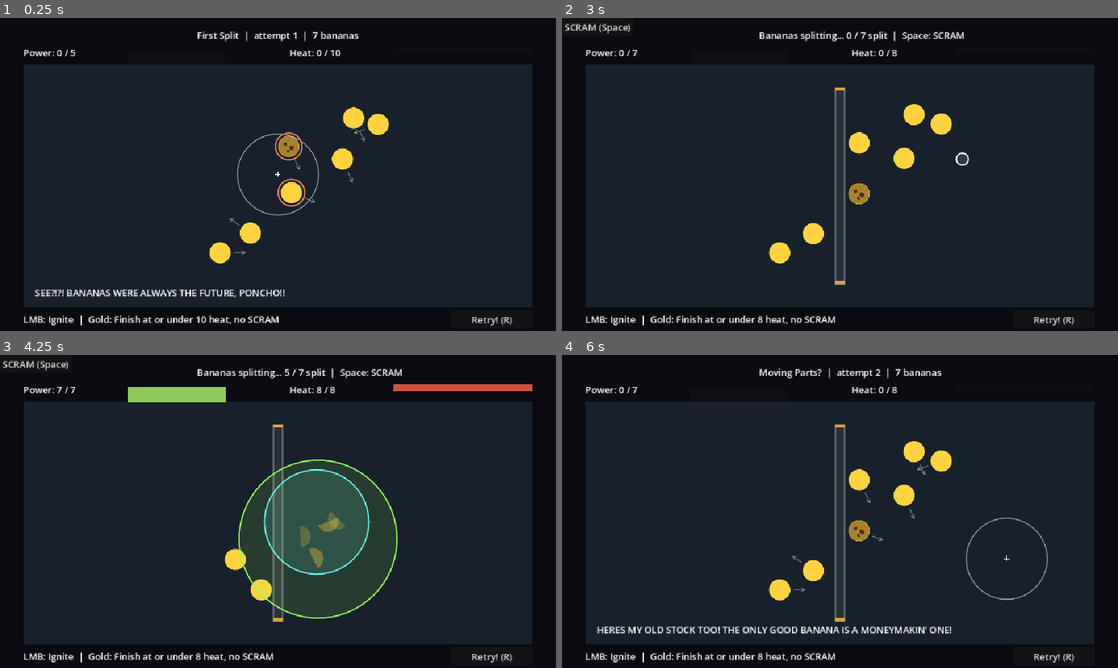
Above: before the commit, frames 1-4 (two rows, left to right).
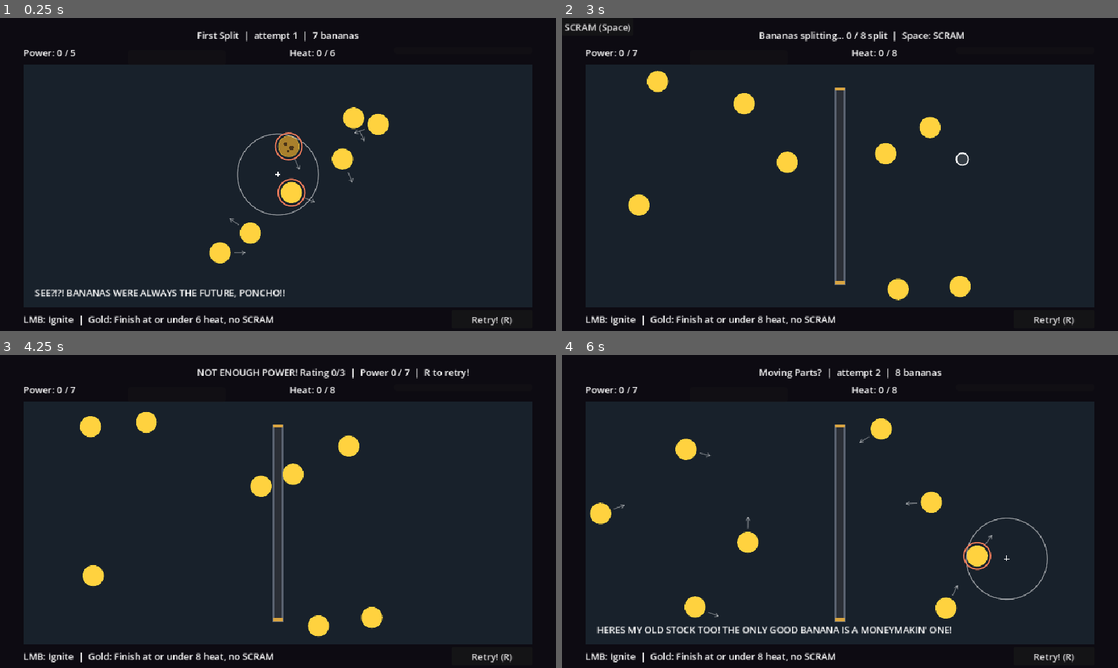
Above: after the commit, the same moments.

Repository: UnderstoodUseYourUsernameHere/banana-fission
Game: Godot game, scene res://scenes/main.tscn
Same seed, same stepped clock (60 frames per second), same inputs: the game is played once before the commit and once after it.
Inputs (mouse positions are in pixels of both pictures, inside the frame that each line leads up to):
- Up to frame 1 (0.25 s): no input
- Up to frame 2 (3 s): click "Retry! (R)" at 0.5 s; click "Retry! (R)" at 1.25 s; click "Retry! (R)" at 2 s; tap Enter at 2.75 s; move the mouse to (962, 158) at 2.77 s; hold Right from 2.78 s (still down); hold N (next_level) from 2.78 s (still down); click (962, 158) at 2.92 s
- Up to frame 3 (4.25 s): release Right at 3.5 s; release N (next_level) at 3.5 s; drag from (166, 527) to (250, 574) at 3.52 s
- Up to frame 4 (6 s): move the mouse to (895, 442) at 4.27 s; hold Right 4.28-5 s; hold N (next_level) 4.28-5 s; drag from (812, 574) to (673, 464) at 5.02 s; move the mouse to (1006, 558) at 5.77 s; hold Left from 5.78 s (still down); hold N (next_level) from 5.78 s (still down); tap Alt at 5.85 s

The runs differ from the first frame. In frame 1, 0.3% of the frame differs, in the area x 35-62%, y 10-98%; in frame 2, 3.0%; in frame 3, 15%, in the area x 0-96%, y 1-91%; in frame 4, 3.5%.

Commit message:
commit: add randomly generated bananas with spawn rules to level 2

Diff:
--- a/scenes/levels/level_01.tscn
+++ b/scenes/levels/level_01.tscn
@@ -8,8 +8,8 @@
 title = "First Split"
 ratticus_line = "SEE?!?! BANANAS WERE ALWAYS THE FUTURE, PONCHO!!"
 power_target = 5
-heat_limit = 10
-gold_heat_limit = 11
+heat_limit = 6
+gold_heat_limit = 7
 
 [node name="Banana" parent="." unique_id=993941136 instance=ExtResource("2_2djvx")]
 position = Vector2(500, 300)
--- a/scenes/levels/level_02.tscn
+++ b/scenes/levels/level_02.tscn
@@ -1,8 +1,15 @@
 [gd_scene format=3 uid="uid://bomelqoasq4ti"]
 
 [ext_resource type="Script" uid="uid://b5nhbirq8p17h" path="res://scripts/level.gd" id="1_vq1pa"]
-[ext_resource type="PackedScene" uid="uid://chn41nef2631r" path="res://scenes/banana.tscn" id="2_c5o3r"]
+[ext_resource type="Script" uid="uid://bbbhkkqquiygk" path="res://scripts/spawn_rule.gd" id="2_3acmf"]
 [ext_resource type="PackedScene" uid="uid://ce30qcbfxosot" path="res://scenes/control_rod.tscn" id="3_c5o3r"]
+
+[sub_resource type="Resource" id="Resource_i2aat"]
+script = ExtResource("2_3acmf")
+count = 8
+speed_min = 62.0
+speed_max = 140.0
+metadata/_custom_type_script = "uid://bbbhkkqquiygk"
 
 [node name="Level" type="Node2D" unique_id=964198586]
 script = ExtResource("1_vq1pa")
@@ -11,45 +18,7 @@
 power_target = 7
 heat_limit = 8
 gold_heat_limit = 9
-
-[node name="Banana" parent="." unique_id=993941136 instance=ExtResource("2_c5o3r")]
-position = Vector2(500, 300)
-kind = 1
-reaction_radius = 160.0
-power_yield = 3
-heat_yield = 4
-drift_speed = 45.0
-start_angle_degrees = 22.0
-
-[node name="Banana2" parent="." unique_id=71259297 instance=ExtResource("2_c5o3r")]
-position = Vector2(488, 199)
-drift_speed = 100.0
-start_angle_degrees = 65.0
-
-[node name="Banana3" parent="." unique_id=1745667669 instance=ExtResource("2_c5o3r")]
-position = Vector2(600, 150)
-drift_speed = 100.0
-start_angle_degrees = 65.0
-
-[node name="Banana4" parent="." unique_id=213498638 instance=ExtResource("2_c5o3r")]
-position = Vector2(660, 181)
-drift_speed = 30.0
-start_angle_degrees = 160.0
-
-[node name="Banana5" parent="." unique_id=1736657249 instance=ExtResource("2_c5o3r")]
-position = Vector2(589, 238)
-drift_speed = 24.0
-start_angle_degrees = 67.0
-
-[node name="Banana6" parent="." unique_id=248285369 instance=ExtResource("2_c5o3r")]
-position = Vector2(438, 375)
-drift_speed = 27.0
-start_angle_degrees = 215.0
-
-[node name="Banana7" parent="." unique_id=558535088 instance=ExtResource("2_c5o3r")]
-position = Vector2(365, 405)
-drift_speed = 60.0
-start_angle_degrees = 360.0
+spawn_rules = Array[ExtResource("2_3acmf")]([SubResource("Resource_i2aat")])
 
 [node name="ControlRod" parent="." unique_id=1333219731 instance=ExtResource("3_c5o3r")]
 position = Vector2(480, 290)
--- a/scripts/banana.gd
+++ b/scripts/banana.gd
@@ -19,7 +19,7 @@
 @export_range(0, 20, 1) var heat_yield: int = 1
 
 @export_group("BananaMovement")
-@export_range(0.0, 100.0, 1.0) var drift_speed: float = 0.0
+@export_range(0.0, 200.0, 1.0) var drift_speed: float = 0.0
 @export_range(0.0, 360.0, 1.0) var start_angle_degrees: float = 0.0
 
 @export_range(4.0, 64.0, 1.0) var hit_radius: float = 18.0:
--- a/scripts/level.gd
+++ b/scripts/level.gd
@@ -6,3 +6,7 @@
 @export_range(1, 100, 1) var power_target: int = 6
 @export_range(1, 100, 1) var heat_limit: int = 7
 @export_range(0, 100, 1) var gold_heat_limit: int = 6
+
+@export_group("Generation")
+@export var spawn_rules: Array[SpawnRule] = []
+@export var fixed_seed: int = 0
--- /dev/null
+++ b/scripts/level_generator.gd
@@ -0,0 +1,66 @@
+extends RefCounted
+class_name LevelGenerator
+
+const MAX_TRIES_PER_BANANA: int = 80
+const ROD_KEEP_OUT: float = 8.0
+const HIT_RADIUS: float = 18.0
+
+static func generate(
+	rules: Array[SpawnRule],
+	chamber: Rect2,
+	rods: Array[Rect2],
+	existing: Array[Vector2],
+	seed_value: int
+) -> Array[Dictionary]:
+	var rng := RandomNumberGenerator.new()
+	rng.seed = seed_value
+
+	var placed: Array[Vector2] = existing.duplicate()
+	var result: Array[Dictionary] = []
+	var safe_chamber: Rect2 = chamber.grow(-HIT_RADIUS)
+
+	for rule in rules:
+		if rule == null:
+			continue
+
+		var area: Rect2 = rule.region.intersection(safe_chamber)
+		if area.size.x <= 0.0 or area.size.y <= 0.0:
+			push_error("SpanwRule region is outside the chamber!")
+			return []
+
+		for banana_index in range(rule.count):
+			var point := Vector2.ZERO
+			var found := false
+
+			for _attempt in range(MAX_TRIES_PER_BANANA):
+				point = Vector2(
+					rng.randf_range(area.position.x, area.end.x),
+					rng.randf_range(area.position.y, area.end.y)
+				)
+				if _is_clear(point, placed, rods, rule.min_spacing):
+					found = true
+					break
+
+			if not found:
+				push_error("SpawnRule could not place banana %d of %d." % [banana_index + 1, rule.count])
+				return []
+
+			placed.append(point)
+			result.append({
+				"position": point,
+				"speed": rng.randf_range(rule.speed_min, rule.speed_max),
+				"angle": rng.randf_range(0.0, 360.0),
+				"kind": rule.kind,
+			})
+	return result
+
+static func _is_clear(point: Vector2, placed: Array[Vector2], rods: Array[Rect2], spacing: float) -> bool:
+	for other in placed:
+		if point.distance_squared_to(other) < spacing * spacing:
+			return false
+
+	for rod in rods:
+		if rod.grow(HIT_RADIUS + ROD_KEEP_OUT).has_point(point):
+			return false
+
+	return true
--- a/scripts/main.gd
+++ b/scripts/main.gd
@@ -3,6 +3,7 @@
 const PULSE_SCENE = preload("res://scenes/pulse.tscn")
 const SPLIT_BURST_SCENE = preload("res://scenes/split_burst.tscn")
 const BANANA_HALF_SCENE = preload("res://scenes/banana_half.tscn")
+const BANANA_SCENE = preload("res://scenes/banana.tscn")
 const HALF_SPEED: float = 140.0
 const IGNITION_RADIUS: float = 70.0
 const IGNITION_COLOR: Color = Color(1.0, 1.0, 1.0)
@@ -38,6 +39,7 @@
 var split_count: int = 0
 var active_pulses: Array[Pulse] = []
 var bananas: Array[Banana] = []
+var generated: Array[Banana] = []
 var rods: Array[Rect2] = []
 var power_total: int = 0
 var heat_total: int = 0
@@ -97,6 +99,7 @@
 	if event.is_action_pressed("next_level"):
 		get_viewport().set_input_as_handled()
 		Progress.current_level = (Progress.current_level + 1) % Progress.level_count()
+		Progress.attempt_seed = 0
 		get_tree().reload_current_scene()
 
 	if event.is_action_pressed("menu"):
@@ -243,6 +246,8 @@
 
 	level = Progress.levels[index].instantiate() as Level
 	level_holder.add_child(level)
+	if Progress.attempt_seed == 0:
+		Progress.attempt_seed = level.fixed_seed if level.fixed_seed != 0 else randi_range(1, 2147483647)
 
 	power_target = level.power_target
 	heat_limit = level.heat_limit
@@ -262,11 +267,40 @@
 			continue
 		bananas.append(banana)
 		banana.split_occurred.connect(_on_banana_split)
+	_generate_bananas(Progress.attempt_seed)
+
+func _generate_bananas(seed_value: int) -> void:
+	if level.spawn_rules.is_empty():
+		return
+
+	var existing: Array[Vector2] = []
+	for banana in bananas:
+		existing.append(banana.global_position)
+
+	var specs: Array[Dictionary] = LevelGenerator.generate(level.spawn_rules, chamber.get_global_rect(), rods, existing, seed_value)
+	for spec in specs:
+		var banana := BANANA_SCENE.instantiate() as Banana
+		banana.kind = spec["kind"]
+		banana.drift_speed = spec["speed"]
+		banana.start_angle_degrees = spec["angle"]
+		level.add_child(banana)
+		banana.global_position = spec["position"]
+		bananas.append(banana)
+		generated.append(banana)
+		banana.split_occurred.connect(_on_banana_split)
+
+func _clear_generated() -> void:
+	for banana in generated:
+		bananas.erase(banana)
+		level.remove_child(banana)
+		banana.queue_free()
+	generated.clear()
 
 func _won() -> bool:
 	return heat_total <= heat_limit and power_total >= power_target
 
 func _on_continue_pressed() -> void:
+	Progress.attempt_seed = 0
 	if Progress.is_last_level():
 		Progress.current_level = 0
 	else:
--- a/scripts/progress.gd
+++ b/scripts/progress.gd
@@ -4,6 +4,7 @@
 
 var levels: Array[PackedScene] = [preload("res://scenes/levels/level_01.tscn"), preload("res://scenes/levels/level_02.tscn")]
 var current_level: int = 0
+var attempt_seed: int = 0
 var highest_cleared: int = -1
 var attempts: Dictionary = {}
 var best_stars: Dictionary = {}
--- /dev/null
+++ b/scripts/spawn_rule.gd
@@ -0,0 +1,11 @@
+extends Resource
+class_name SpawnRule
+
+@export var kind: Banana.Kind = Banana.Kind.NORMAL
+@export_range(1, 40, 1) var count: int = 4
+
+@export var region: Rect2 = Rect2(60.0, 100.0, 840.0, 380.0)
+@export_range(0.0, 200.0, 1.0) var speed_min: float = 45.0
+@export_range(0.0, 200.0, 1.0) var speed_max: float = 70.0
+
+@export_range(20.0, 200.0, 1.0) var min_spacing: float = 52.0
--- a/scripts/title.gd
+++ b/scripts/title.gd
@@ -32,6 +32,7 @@
 
 func _play_level(index: int) -> void:
 	Progress.current_level = index
+	Progress.attempt_seed = 0
 	get_tree().change_scene_to_file("res://scenes/main.tscn")
 
 func _on_reset() -> void:
Not shown, added: scripts/level_generator.gd.uid
Not shown, added: scripts/spawn_rule.gd.uid
